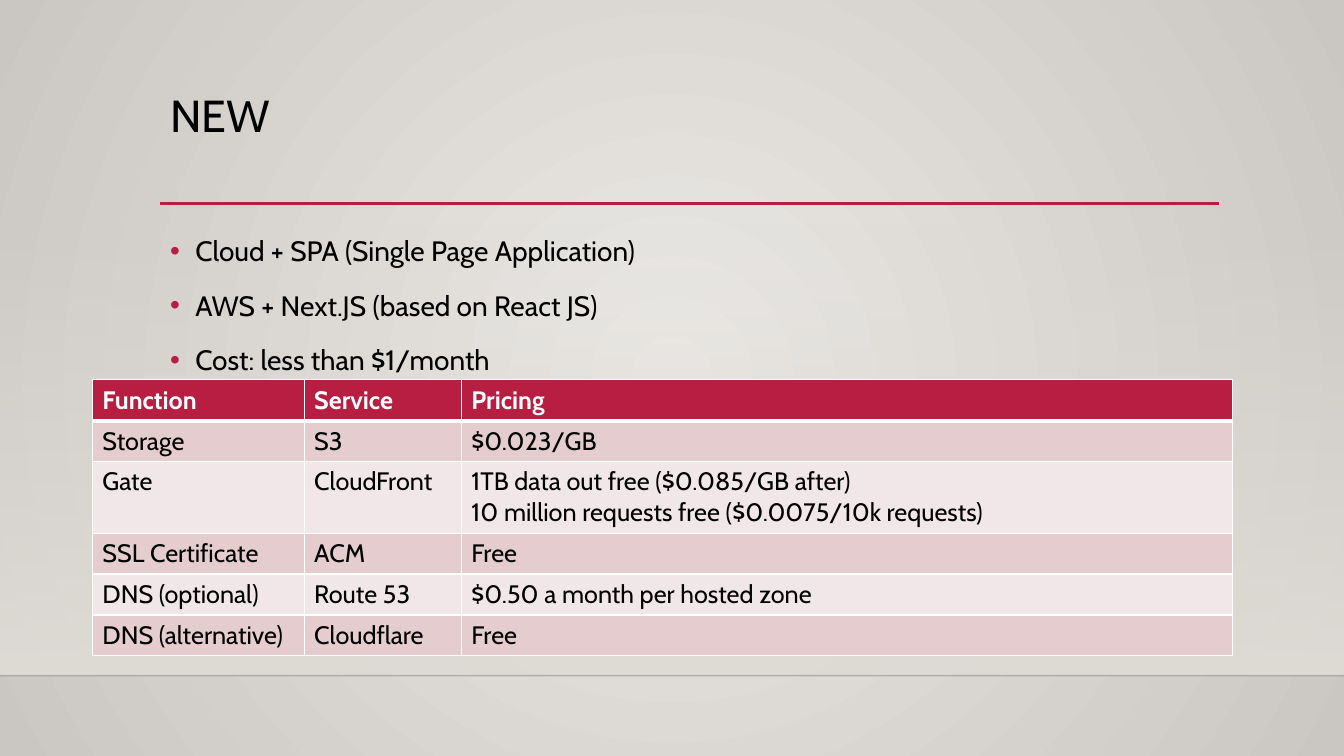
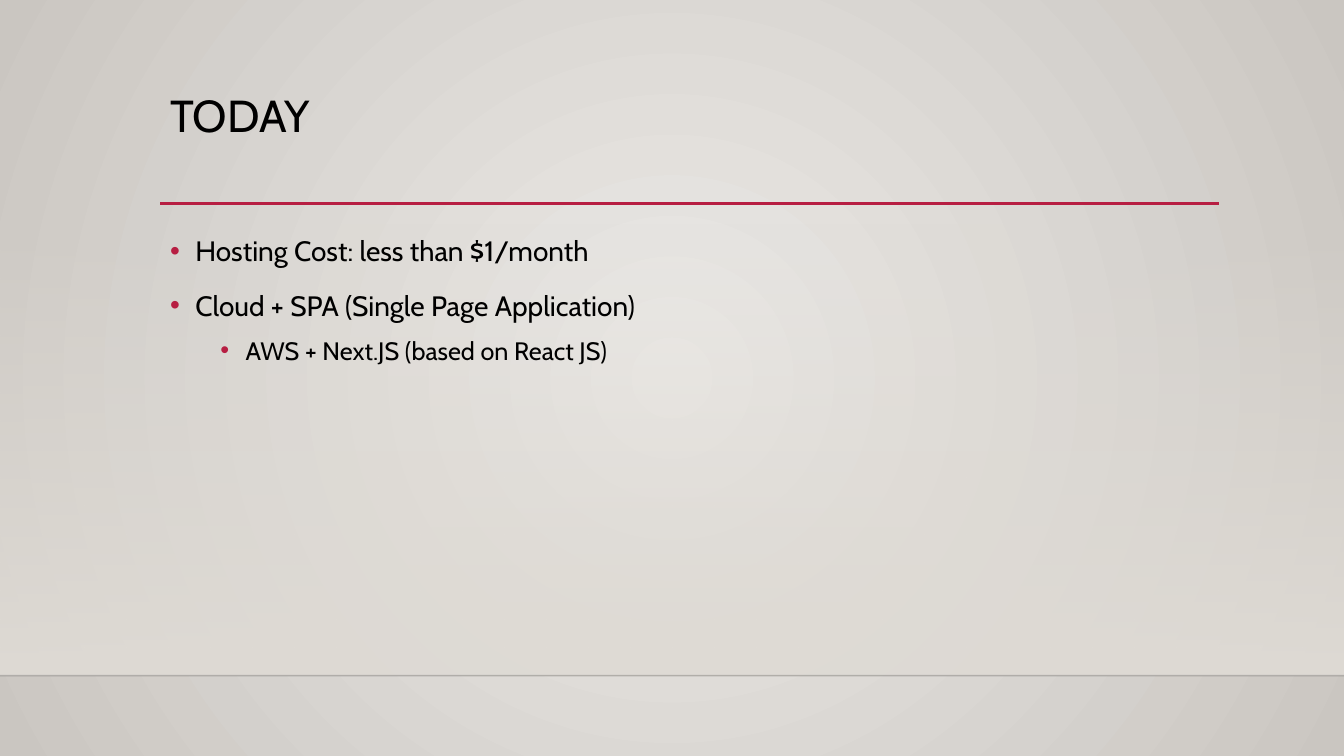
Before and after one commit to nik-yo/HostingForLess, a slide deck: slide 6 of slides/HostingForLess.pptx (slide 5 before the commit). Drawn at 1344x756 pixels with LibreOffice and Linux fonts; fonts in the diff are those of the drawing; background and template pictures are left out. Boxes give left, top, right and bottom in pixels: in the first picture for what was removed or moved away, otherwise in the second. Text is boxed around its words. In the diff, an @@ line names an element or a change of style, - is before the commit and + after.

```diff
--- a/slides/HostingForLess.pptx
+++ b/slides/HostingForLess.pptx
@@ title at (170, 100, 309, 133): text changed @@
-NEW
+TODAY
@@ text at (195, 240, 589, 268): paragraph added @@
+• Hosting Cost: less than $1/month
@@ text at (195, 349, 490, 373): paragraph removed @@
-• Cost: less than $1/month
@@ text at (246, 341, 606, 365): size 20 to 18 pt in "AWS + Next.JS (based on React JS)"; list level 1 to 2 in "AWS + Next.JS (based on ..." @@
@@ table removed at (93, 380, 1233, 655), 6 rows, 3 columns @@
-Function | Service | Pricing
-Storage | S3 | $0.023/GB
-Gate | CloudFront | 1TB data out free ($0.085/GB after) 10 million requests free ($0.0075/10k requests)
-SSL Certificate | ACM | Free
-DNS (optional) | Route 53 | $0.50 a month per hosted zone
-DNS (alternative) | Cloudflare | Free
```
Also in this commit, not shown: 5 other slides changed, 9 slides added, 2 slides removed, 8 other files.
